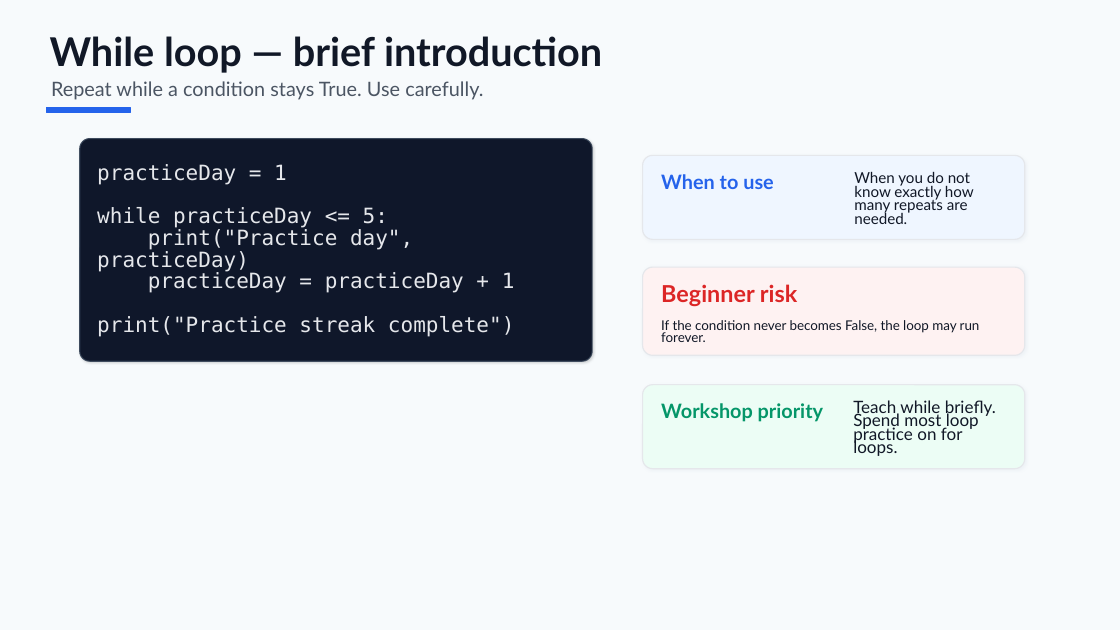
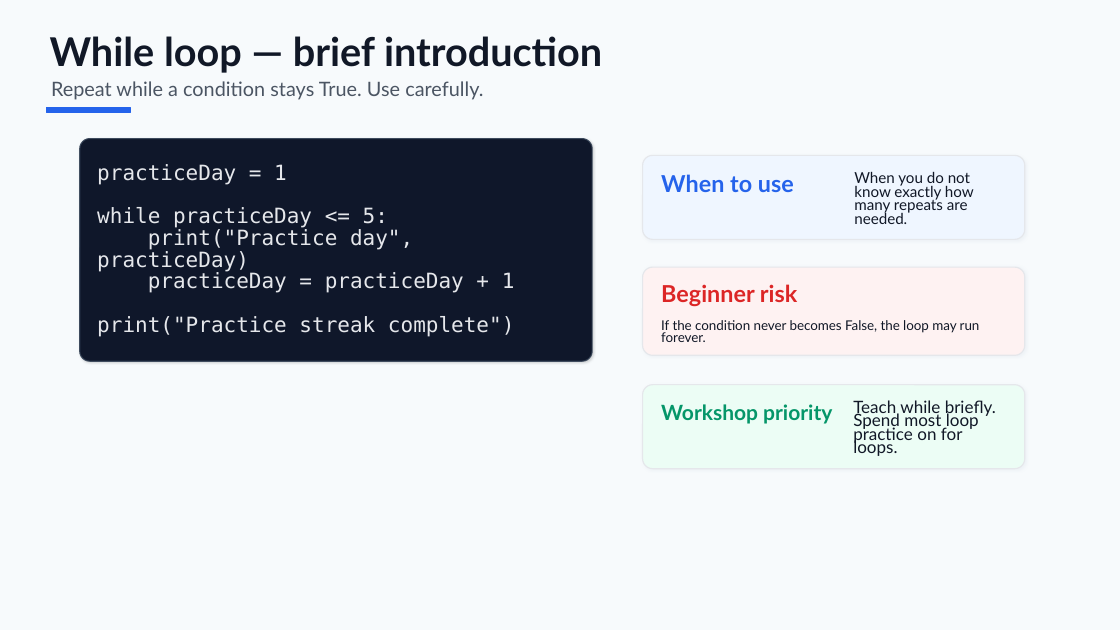
Before and after one commit to JoeKhoa/Python-Workshop, a slide deck: slide 22 of CDU_Python_Beginner_Workshop_Section1.pptx. Drawn at 1120x630 pixels with LibreOffice and Linux fonts; fonts in the diff are those of the drawing. Boxes give left, top, right and bottom in pixels: in the first picture for what was removed or moved away, otherwise in the second. Text is boxed around its words. In the diff, an @@ line names an element or a change of style, - is before the commit and + after.

```diff
--- a/CDU_Python_Beginner_Workshop_Section1.pptx
+++ b/CDU_Python_Beginner_Workshop_Section1.pptx
@@ text "When to use" at <box>661,174,794,192</box>: size 17 to 20 pt; line spacing 0.76 to 0.96 @@
@@ text "Workshop priority" at <box>661,404,832,424</box>: size 17 to 18 pt; line spacing 0.76 to 0.96 @@
```
Also in this commit, not shown: 5 other slides changed.
